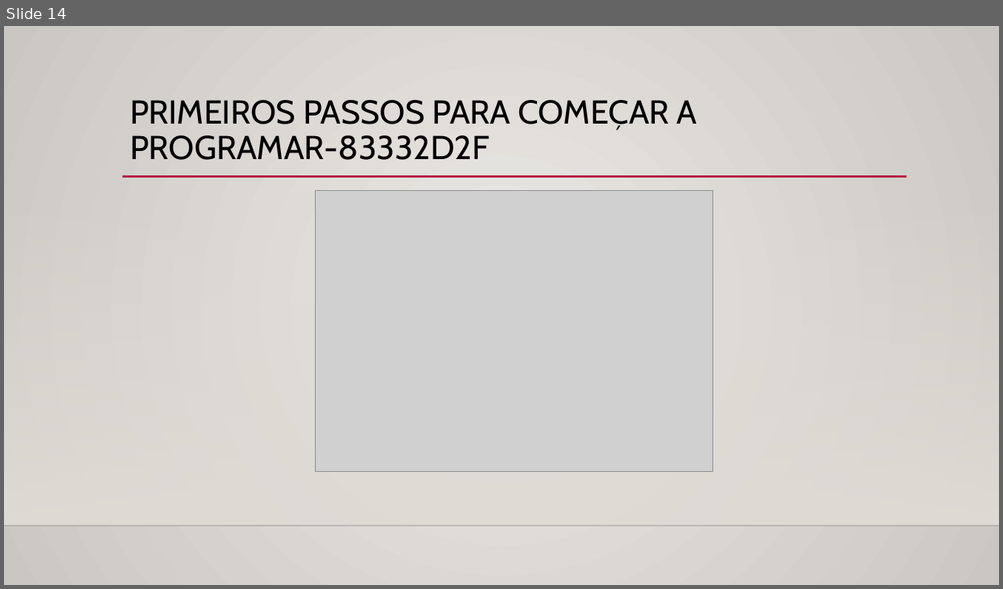
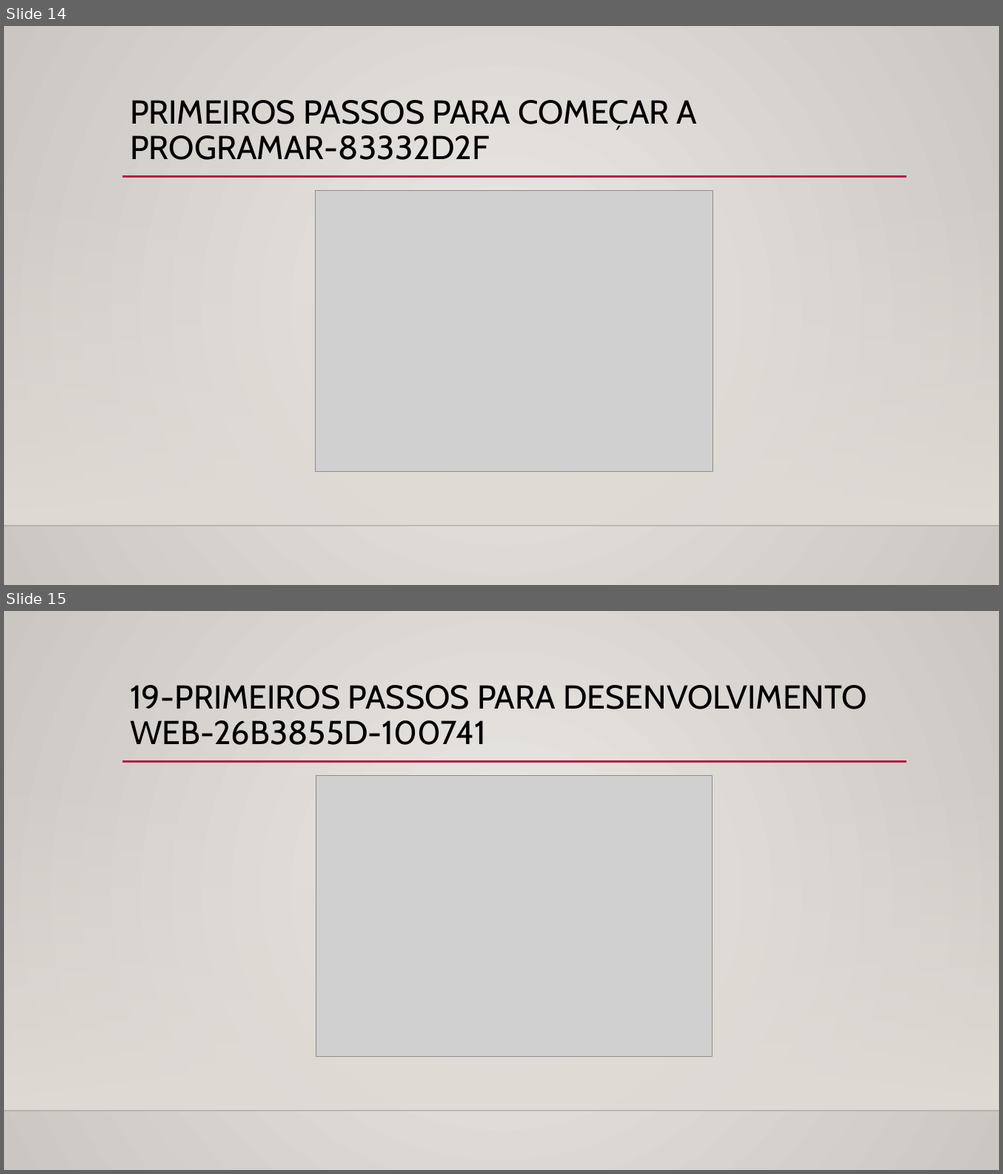
Before and after one commit to Rosem111/Evolu-o-na-DIO, a slide deck: Conquistas/Conquistas.pptx. Shown one above the other, each under a label of ours: slide 14 before the commit, slides 14 and 15 after it. The pictures are 1003x589 and 1003x1174 pixels, drawn with LibreOffice and Linux fonts; fonts in the diff are those of the drawing; grey boxes stand for pictures; background and template pictures are left out. Boxes give left, top, right and bottom in pixels: in the first picture for what was removed or moved away, otherwise in the second. Text is boxed around its words. In the diff, an @@ line names an element or a change of style, - is before the commit and + after.

```diff
--- a/Conquistas/Conquistas.pptx
+++ b/Conquistas/Conquistas.pptx
@@ slide 15 added at [4, 611, 999, 1170], background gradient #ECEAE7 to #CAC7C1; not listed: 3 template elements that a slide beside it also shows @@
@@ title added at [130, 685, 867, 745], 32 pt, text #000000 @@
+19-PRIMEIROS PASSOS PARA DESENVOLVIMENTO WEB-26B3855D-100741
@@ picture added at [316, 775, 712, 1056] @@
```
Also in this commit, not shown: 3 other slides added.
